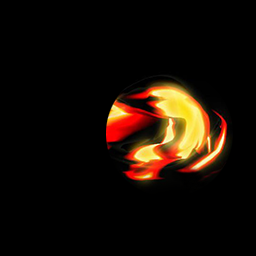
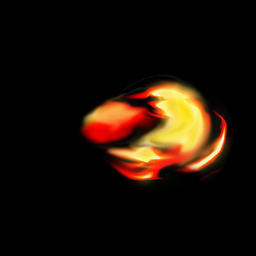
Before/after of a 256 × 256 layered artwork. What changed in the layer stack:
painted on "1612045D7-17 拷贝" over [78, 76, 225, 181]
